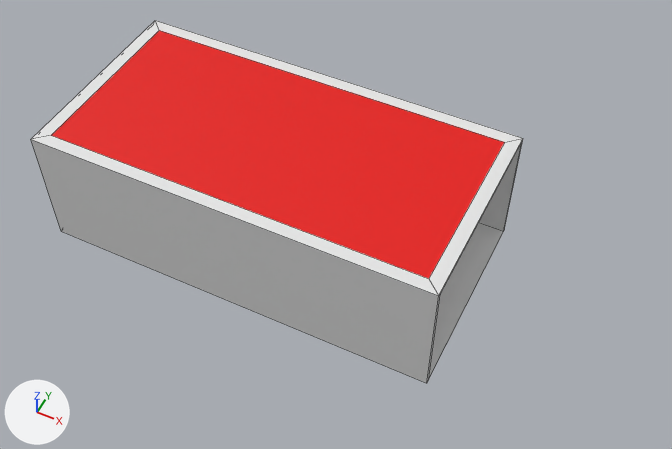
Two versions of the FBX model Assets/Models/Matches.fbx, one commit apart.
One viewpoint serves both versions: a 50 mm camera at (0.284, -0.464, 0.616) aimed at (0.056, -0.008, 0.046). The axes (+X, +Y, +Z) are drawn at lower left. The lights are the same throughout. Mesh edges are drawn as thin lines. Where no turn or scale is listed for an object, it has been applied to the vertices.

Script lines for the objects in view, before the commit:
```python
me_cube_001 = bpy.data.meshes.new('Cube.001')
me_cube_001.from_pydata(...)  # 24 vertices, 24 faces; spans x -0.174..0.174, y -0.088..0.088, z 0.001..0.111
# faces by material slot: [22, 1, 1]
me_cube_001.materials.append(mat_matchbox_1)  # white #e7e7e7
me_cube_001.materials.append(mat_match_box_2)  # red #e70800
me_cube_001.materials.append(mat_matchbox_4)  # yellow #948454
ob_matchbox = bpy.data.objects.new('MatchBox', me_cube_001)
ob_matchbox.location = (0.0, 0.0, 0.0)
```
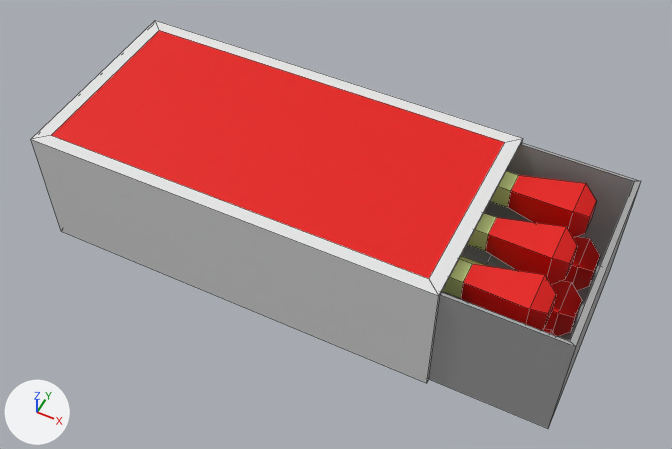
Pixel boxes [x1, y1, x2, y2] of what changed, in the pictures (672 x 449 px):
'MatchBoxInner', added
    after: [429, 142, 641, 429]
'Matches', added (red)
    after: [442, 171, 600, 336]
    faces in mat_match_box_2 (red #e70800): [461, 175, 600, 336]
    faces in mat_match_1 (green #e4f198): [442, 171, 519, 298]

The change, as a list of edits to the scene's bpy script:
```text
Add mat_matchbox_3:
    mat_matchbox_3 = principled_material('MatchBox_3')
    mat_matchbox_3.base_color = (0.376, 0.376, 0.376)  # grey #a5a5a5
Add mat_match_1:
    mat_match_1 = principled_material('Match_1')
    mat_match_1.base_color = (0.776, 0.883, 0.313)  # green #e4f198
Add me_cube_002:
    me_cube_002.from_pydata([(-0.174, -0.085, -0.053), (-0.174, -0.085, 0.053), (-0.174, 0.085, -0.053), (-0.174, 0.085, 0.053), (0.174, -0.085, -0.053), (0.174, -0.085, 0.053), (0.174, 0.085, -0.053), (0.174, 0.085, 0.053), (-0.17, 0.083, -0.052), (-0.17, -0.083, -0.052), (-0.169, -0.082, 0.053), (-0.169, 0.082, 0.053), (0.169, 0.082, 0.053), (0.17, 0.083, -0.052), (0.17, -0.083, -0.052), (0.169, -0.082, 0.053)], [], [(0, 2, 3, 1), (6, 4, 5, 7), (2, 0, 4, 6), (2, 6, 7, 3), (0, 1, 5, 4), (9, 10, 11, 8), (13, 12, 15, 14), (8, 13, 14, 9), (8, 11, 12, 13), (9, 14, 15, 10), (3, 7, 12, 11), (7, 5, 15, 12), (1, 3, 11, 10), (5, 1, 10, 15)])
    me_cube_002.materials.append(mat_matchbox_3)  # grey #a5a5a5
Add me_cube_010:
    me_cube_010.from_pydata(...)  # 96 vertices, 84 faces; spans x -0.091..0.223, y -0.017..0.117, z -0.017..0.073
    # faces by material slot: [54, 30]
    me_cube_010.materials.append(mat_match_box_2)  # red #e70800
    me_cube_010.materials.append(mat_match_1)  # green #e4f198
Add ob_matchboxinner:
    ob_matchboxinner = bpy.data.objects.new('MatchBoxInner', me_cube_002)
    ob_matchboxinner.location = (0.0956, 0.0, 0.0562)
Add ob_matches:
    ob_matches = bpy.data.objects.new('Matches', me_cube_010)
    ob_matches.location = (0.0363, -0.0497, 0.0326)
```
